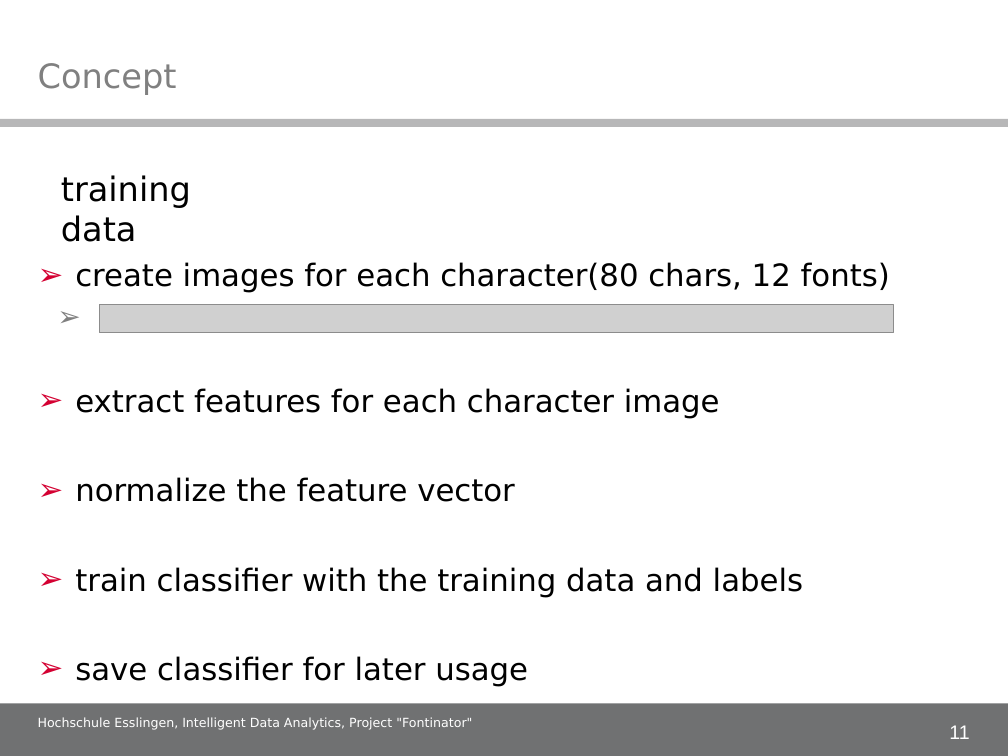
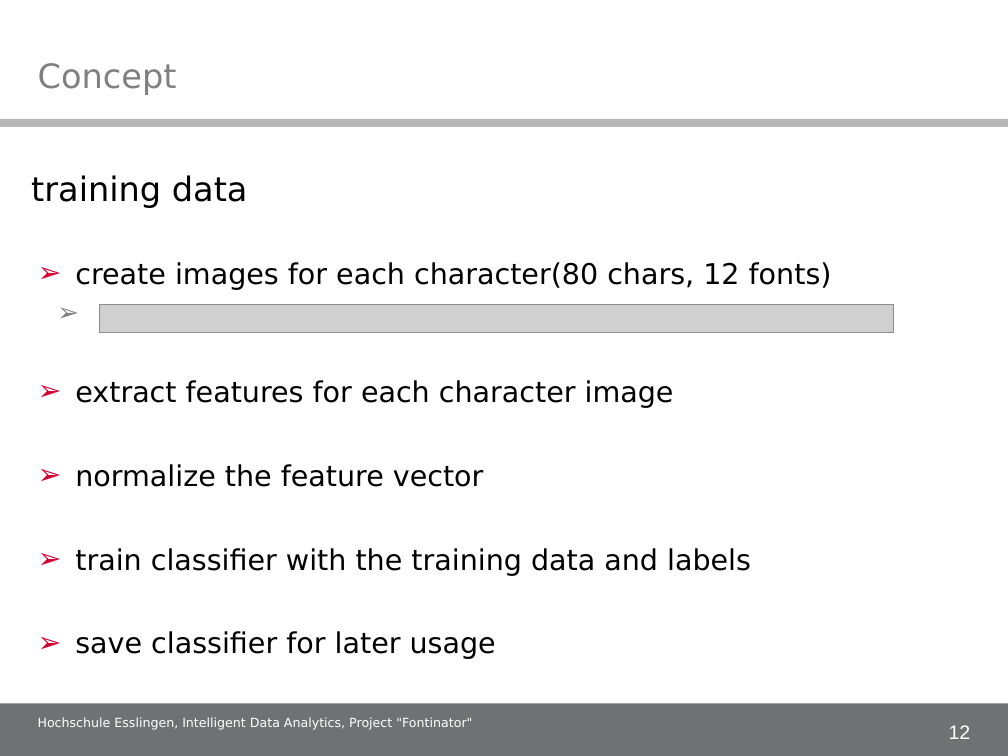
Before and after one commit to alex-ta/Fontinator, a slide deck: slide 12 of Documents/IDA_project_presentation.ppt (slide 11 before the commit). Drawn at 1008x756 pixels with LibreOffice and Linux fonts; fonts in the diff are those of the drawing; grey boxes stand for pictures; background and template pictures are left out. Boxes give left, top, right and bottom in pixels: in the first picture for what was removed or moved away, otherwise in the second. Text is boxed around its words. In the diff, an @@ line names an element or a change of style, - is before the commit and + after.

Commit message:
Added slide 11, and modfied slide 10

```diff
--- a/Documents/IDA_project_presentation.ppt
+++ b/Documents/IDA_project_presentation.ppt
@@ text "training data" rewrapped from <box>61,175,191,242</box> to <box>31,175,248,208</box> @@
@@ text "create images for each character(80 ..." at <box>75,262,832,659</box>: size 22 to 20.4 pt @@
@@ page number at <box>949,725,971,739</box>: text changed @@
-11
+12
```
Also in this commit, not shown: 25 other slides changed, 1 slide added.
